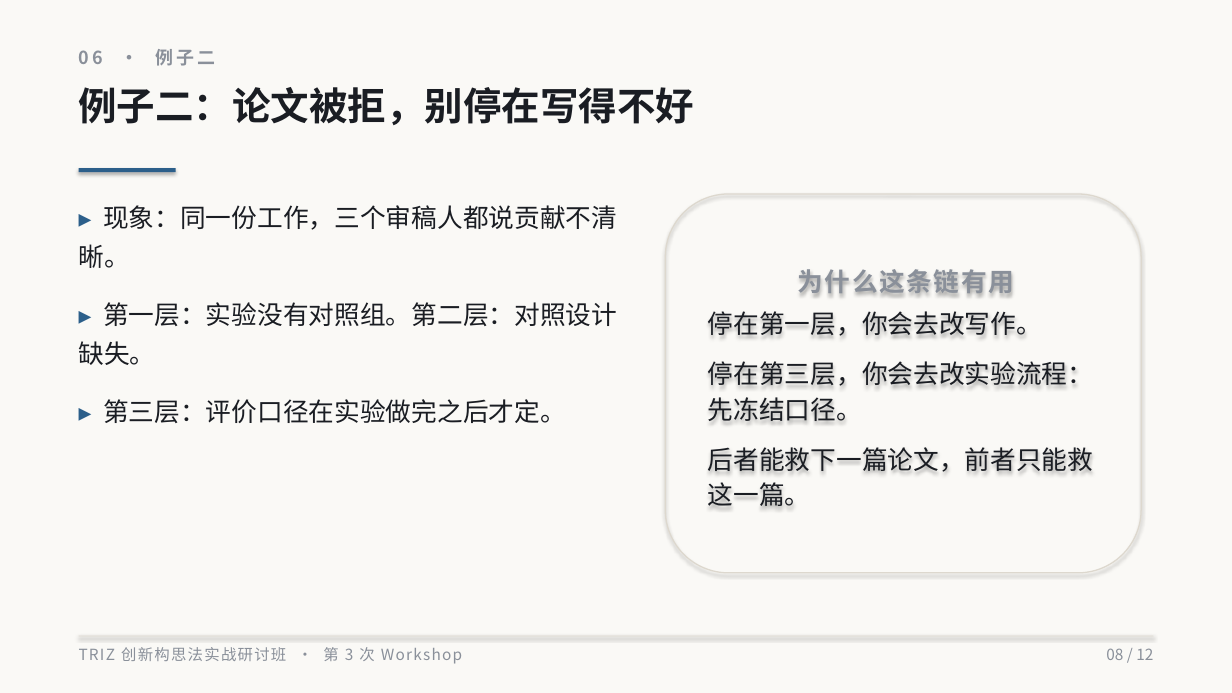
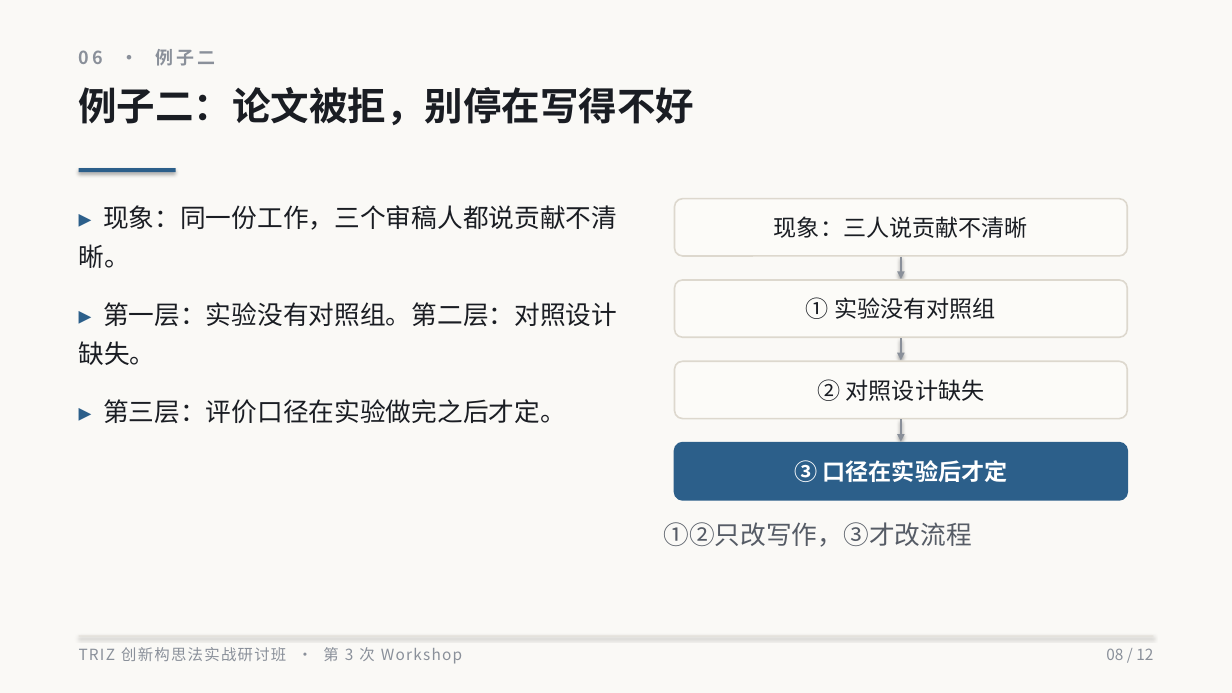
Before and after one commit to TRIZa-cn/triza-lecture, a slide deck: slide 8 of PPT/W2_16/out/第03次_因果链分析.pptx. Drawn at 1232x693 pixels with LibreOffice and Linux fonts; fonts in the diff are those of the drawing. Boxes give left, top, right and bottom in pixels: in the first picture for what was removed or moved away, otherwise in the second. Text is boxed around its words. In the diff, an @@ line names an element or a change of style, - is before the commit and + after.

```diff
--- a/PPT/W2_16/out/第03次_因果链分析.pptx
+++ b/PPT/W2_16/out/第03次_因果链分析.pptx
@@ rounded rectangle removed at (x1=665, y1=194, x2=1141, y2=573) @@
-为什么这条链有用
-停在第一层，你会去改写作。
-停在第三层，你会去改实验流程：先冻结口径。
-后者能救下一篇论文，前者只能救这一篇。
@@ rounded rectangle added at (x1=675, y1=199, x2=1128, y2=256), fill #FCFBF8, outline #DDD8CE 1.25 pt, 18 pt, text #1A1D23 @@
+现象：三人说贡献不清晰
@@ arrow added from (901, 257) to (901, 279), #8A909A 1.75 pt @@
@@ rounded rectangle added at (x1=675, y1=280, x2=1128, y2=337), fill #FCFBF8, outline #DDD8CE 1.25 pt, 18 pt, text #1A1D23 @@
+① 实验没有对照组
@@ arrow added from (901, 338) to (901, 360), #8A909A 1.75 pt @@
@@ rounded rectangle added at (x1=675, y1=361, x2=1128, y2=419), fill #FCFBF8, outline #DDD8CE 1.25 pt, 18 pt, text #1A1D23 @@
+② 对照设计缺失
@@ rounded rectangle added at (x1=675, y1=443, x2=1128, y2=500), fill #2C5F8A, outline #2C5F8A 1.25 pt, 18 pt, text #FFFFFF, bold @@
+③ 口径在实验后才定
@@ arrow added from (901, 420) to (901, 442), #8A909A 1.75 pt @@
@@ text added at (x1=663, y1=522, x2=971, y2=547), 20 pt, text #565C66 @@
+①②只改写作，③才改流程
```
Also in this commit, not shown: 29 other files.
